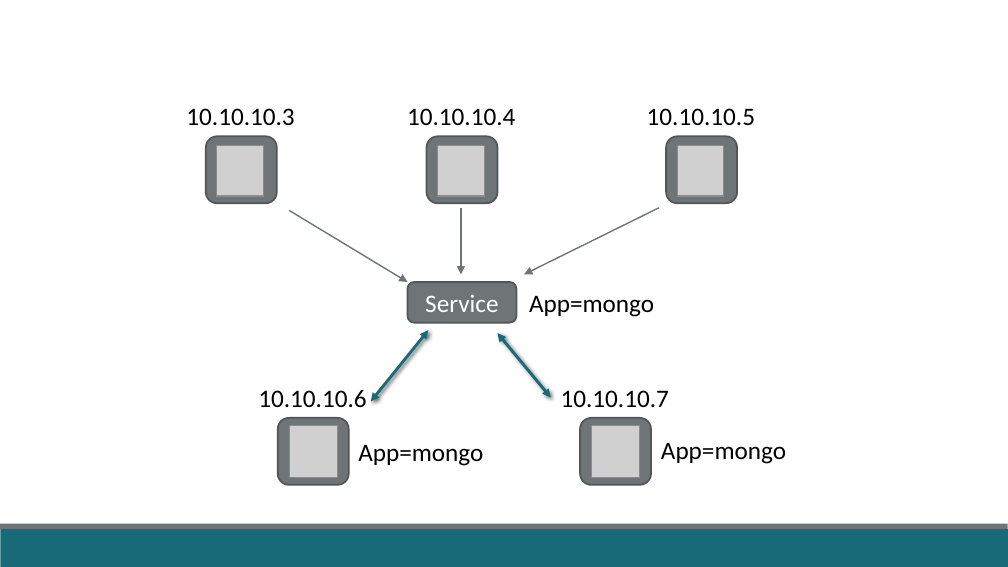
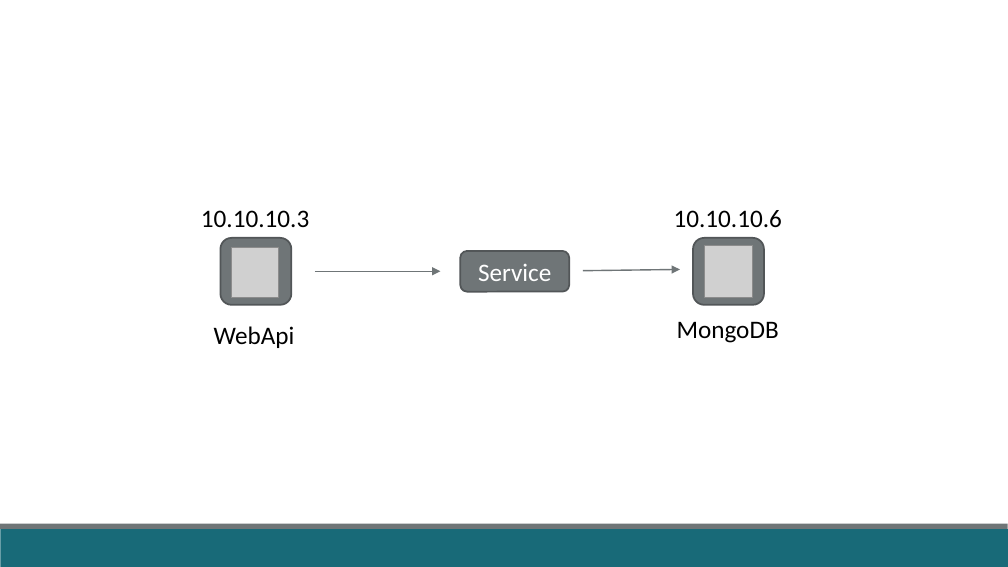
Before and after one commit to fabricioveronez/ApresentacaoAnatomiaDeployK8S, a slide deck: slide 9 of docs/AnatomiaDeployK8S.pptx (slide 11 before the commit). Drawn at 1008x567 pixels with LibreOffice and Linux fonts; fonts in the diff are those of the drawing; grey boxes stand for pictures. Boxes give left, top, right and bottom in pixels: in the first picture for what was removed or moved away, otherwise in the second. Text is boxed around its words. In the diff, an @@ line names an element or a change of style, - is before the commit and + after.

```diff
--- a/docs/AnatomiaDeployK8S.pptx
+++ b/docs/AnatomiaDeployK8S.pptx
@@ text removed at (407,108,515,125) @@
-10.10.10.4
@@ text removed at (647,108,755,125) @@
-10.10.10.5
@@ rounded rectangle removed at (426,136,497,203) @@
@@ picture removed at (437,146,485,197) @@
@@ rounded rectangle removed at (666,136,737,203) @@
@@ picture removed at (677,146,725,197) @@
@@ arrow removed from (461, 208) to (461, 274) @@
@@ 1 picture, 1 text, 1 rounded rectangle: place and size @@
-1 picture, 1 text, 1 rounded rectangle at (186,108,294,203)
+1 picture, 1 text, 1 rounded rectangle at (201,210,309,304)
@@ 1 picture, 1 text, 1 rounded rectangle: place and size @@
-1 picture, 1 text, 1 rounded rectangle at (258,390,366,485)
+1 picture, 1 text, 1 rounded rectangle at (674,210,782,304)
@@ rounded rectangle "Service": place and size @@
-rounded rectangle "Service" at (407,282,516,323)
+rounded rectangle "Service" at (461,251,570,291)
@@ arrow moved from (659, 208) - (524, 274) to (583, 271) - (680, 269) @@
@@ arrow moved from (289, 211) - (407, 282) to (314, 271) - (440, 271) @@
@@ text removed at (529,295,654,317) @@
-App=mongo
@@ text added at (214,326,295,348), 18 pt, text #000000 @@
+WebApi
@@ text added at (677,321,779,343), 18 pt, text #000000 @@
+MongoDB
@@ double arrow removed from (428, 331) to (371, 401) @@
@@ double arrow removed from (497, 334) to (550, 397) @@
@@ text removed at (561,390,669,407) @@
-10.10.10.7
@@ rounded rectangle removed at (580,418,650,485) @@
@@ text removed at (358,444,483,466) @@
-App=mongo
@@ picture removed at (592,425,640,478) @@
@@ text removed at (661,442,786,464) @@
-App=mongo
```
Also in this commit, not shown: 1 other slide changed, 7 slides added, 3 slides removed, 2 other files.
